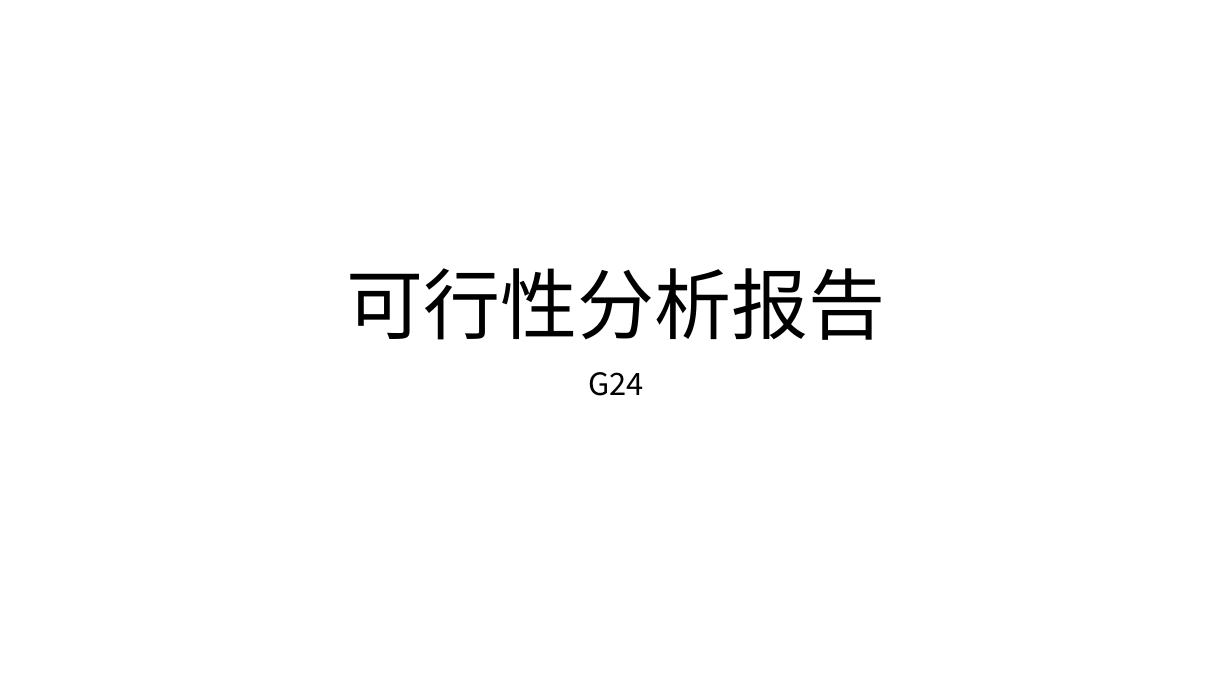
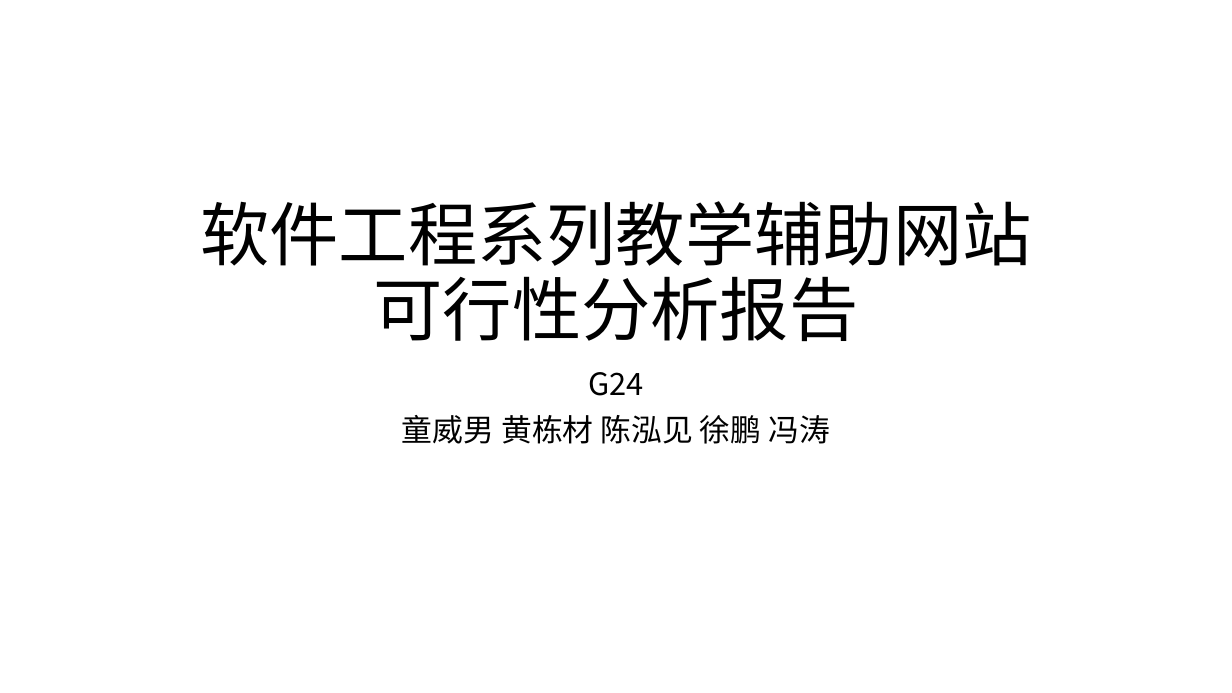
Before and after one commit to twn422/PRD2017, a slide deck: slide 1 of PRD-2017-G24/STW/受控文件/分析设计/项目可行性报告/可行性分析报告.pptx. Drawn at 1232x693 pixels with LibreOffice and Linux fonts; fonts in the diff are those of the drawing. Boxes give left, top, right and bottom in pixels: in the first picture for what was removed or moved away, otherwise in the second. Text is boxed around its words. In the diff, an @@ line names an element or a change of style, - is before the commit and + after.

Commit message:
更改可行性分析报告“
Former-commit-id: 1ab55153be491e0ec91927c7bc92ddd0042b2038

```diff
--- a/PRD-2017-G24/STW/受控文件/分析设计/项目可行性报告/可行性分析报告.pptx
+++ b/PRD-2017-G24/STW/受控文件/分析设计/项目可行性报告/可行性分析报告.pptx
@@ title at (x1=200, y1=201, x2=1032, y2=342): text changed; size 60 to 54 pt @@
-可行性分析报告
+软件工程系列教学辅助网站
+可行性分析报告
@@ subtitle at (x1=402, y1=415, x2=830, y2=444): paragraph added @@
+童威男 黄栋材 陈泓见 徐鹏 冯涛
```
Also in this commit, not shown: 2 other slides changed, 1 slide added, 1 slide removed.
